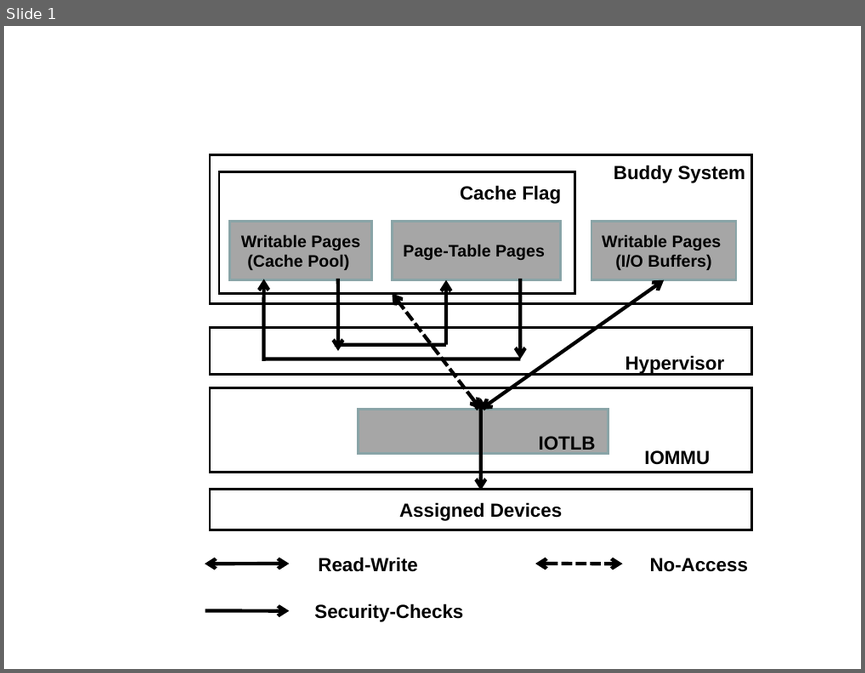
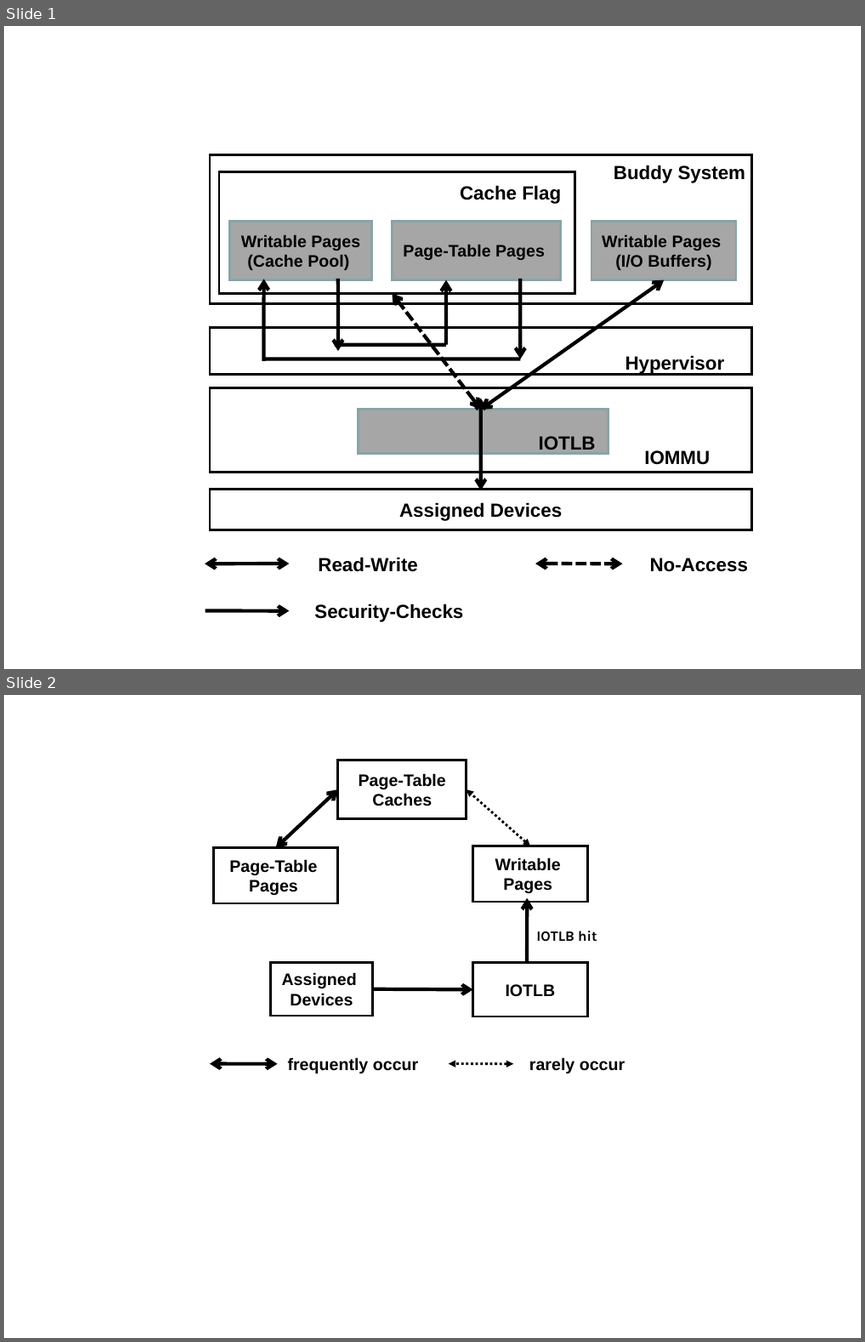
Before and after one commit to strongerwill/FastIO, a slide deck: doc/paper/image/overview/overview.ppt. Shown one above the other, each under a label of ours: slide 1 before the commit, slides 1 and 2 after it. The pictures are 865x673 and 865x1342 pixels, drawn with LibreOffice and Linux fonts; fonts in the diff are those of the drawing. Boxes give left, top, right and bottom in pixels: in the first picture for what was removed or moved away, otherwise in the second. Text is boxed around its words. In the diff, an @@ line names an element or a change of style, - is before the commit and + after.

```diff
--- a/doc/paper/image/overview/overview.ppt
+++ b/doc/paper/image/overview/overview.ppt
@@ slide 2 added at (4,695,861,1338), background #FFFFFF @@
@@ rectangle added at (338,760,466,819), outline #000000 2.01 pt, 14 pt, text #000000, bold @@
+Page-Table
+Caches
@@ double arrow added from (338, 789) to (276, 847), #000000 3 pt @@
@@ double arrow added from (530, 845) to (466, 789), #000000 2.01 pt dashed @@
@@ rectangle added at (214,847,338,903), outline #000000 2.01 pt, 14 pt, text #000000, bold @@
+Page-Table
+Pages
@@ rectangle added at (472,845,587,902), outline #000000 2.01 pt, 14 pt, text #000000, bold @@
+Writable
+Pages
@@ arrow added from (527, 962) to (527, 898), #000000 3 pt @@
@@ text added at (536,930,597,941), 12 pt, text #000000, bold @@
+IOTLB hit
@@ rectangle added at (270,962,372,1015), outline #000000 2.01 pt, 14 pt, text #000000, bold @@
+Assigned
+Devices
@@ rectangle added at (472,962,587,1016), outline #000000 2.01 pt, 14 pt, text #000000, bold @@
+IOTLB
@@ arrow added from (372, 989) to (472, 990), #000000 3 pt @@
@@ double arrow added from (278, 1063) to (210, 1063), #000000 3 pt @@
@@ text added at (288,1057,624,1073), 14 pt, text #000000, bold @@
+frequently occur rarely occur
@@ double arrow added from (513, 1063) to (449, 1063), #000000 2.01 pt dashed @@
```
Also in this commit, not shown: 4 other files.
